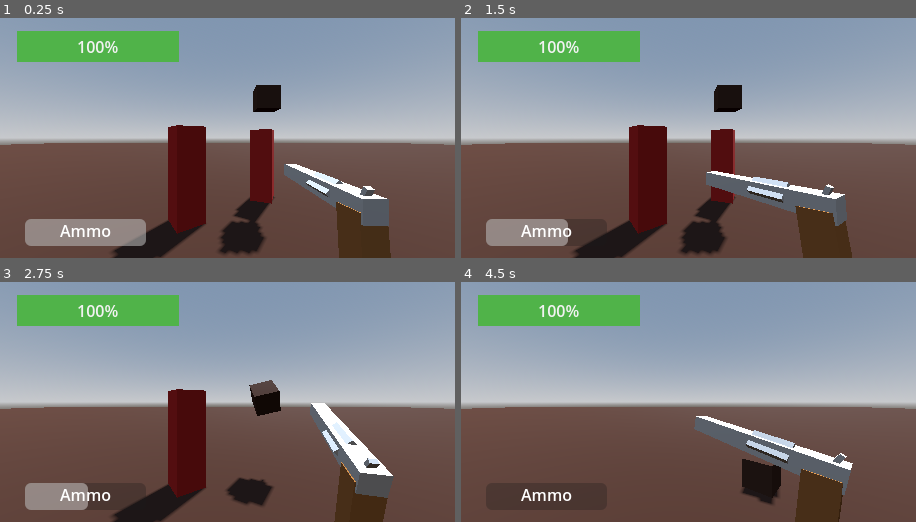
Above: before the commit, frames 1-4 (two rows, left to right).
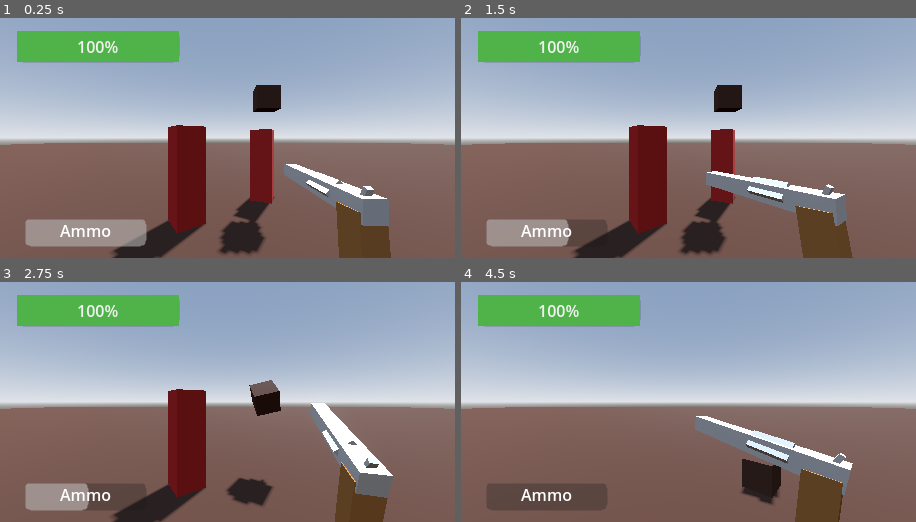
Above: after the commit, the same moments.

Repository: K1aymore/CSS-385-Project
Game: Godot game, scene res://world.tscn
Same seed, same stepped clock (60 frames per second), same inputs: the game is played once before the commit and once after it.
Inputs (mouse positions are in pixels of both pictures, inside the frame that each line leads up to):
- Up to frame 1 (0.25 s): no input
- Up to frame 2 (1.5 s): tap Enter at 0.5 s; move the mouse to (788, 126) at 0.52 s; click (788, 126) at 0.67 s; tap Space at 1.25 s; move the mouse to (597, 150) at 1.27 s; click (597, 150) at 1.42 s
- Up to frame 3 (2.75 s): tap Enter at 2 s; move the mouse to (273, 349) at 2.02 s; click (273, 349) at 2.17 s
- Up to frame 4 (4.5 s): move the mouse to (665, 450) at 2.77 s; click (665, 450) at 2.92 s; move the mouse to (825, 438) at 3.52 s; click (825, 438) at 3.67 s; move the mouse to (552, 366) at 4.27 s; click (552, 366) at 4.42 s

The runs differ from the first frame. In frame 1, 6.1% of the frame differs, in the area x 0-100%, y 40-98%; in frame 2, 6.0%; in frame 3, 6.8%, in the area x 0-100%, y 40-100%; in frame 4, 6.6%.

Commit message:
GUI as singleton, ammo works

Diff:
--- /dev/null
+++ b/PlayerCamera.tscn
@@ -0,0 +1,12 @@
+[gd_scene load_steps=2 format=3 uid="uid://1x73jurcdel"]
+
+[ext_resource type="PackedScene" uid="uid://bxy1q668xjxxc" path="res://gun.tscn" id="1_hnl6c"]
+
+[node name="Camera3D" type="Camera3D"]
+transform = Transform3D(1, 0, 0, 0, 1, 0, 0, 0, 1, 0, 1.5, 0)
+size = 0.085
+frustum_offset = Vector2(-0.39, 0)
+
+[node name="Gun" parent="." node_paths=PackedStringArray("camera") instance=ExtResource("1_hnl6c")]
+transform = Transform3D(1, 0, 0, 0, 1, 0, 0, 0, 1, 0.284, -0.181885, -0.332659)
+camera = NodePath("..")
--- a/box.gd
+++ b/box.gd
@@ -12,13 +12,12 @@
 
 
 func _input_event(camera: Camera3D, event: InputEvent, event_position: Vector3, normal: Vector3, shape_idx: int) -> void:
-	if event is InputEventMouseButton && event.is_pressed():
+	if event is InputEventMouseButton && event.is_pressed() && GUI.shots > 0:
 		freeze = false;
 
 
 
 
 func _on_body_entered(body: Node) -> void:
-	print("Box collided")
 	if body.has_method("hitByBox"):
 		body.hitByBox()
--- /dev/null
+++ b/effects.tscn
@@ -0,0 +1,31 @@
+[gd_scene load_steps=2 format=3 uid="uid://dwctvjlqs5pif"]
+
+[ext_resource type="PackedScene" uid="uid://n578pcdueo52" path="res://world.tscn" id="1_60moe"]
+
+[node name="Effects" type="Control"]
+layout_mode = 3
+anchors_preset = 15
+anchor_right = 1.0
+anchor_bottom = 1.0
+grow_horizontal = 2
+grow_vertical = 2
+mouse_filter = 2
+
+[node name="SubViewportContainer" type="SubViewportContainer" parent="."]
+texture_filter = 1
+layout_mode = 1
+anchors_preset = 15
+anchor_right = 1.0
+anchor_bottom = 1.0
+grow_horizontal = 2
+grow_vertical = 2
+mouse_filter = 2
+stretch = true
+
+[node name="SubViewport" type="SubViewport" parent="SubViewportContainer"]
+handle_input_locally = false
+size = Vector2i(455, 240)
+size_2d_override = Vector2i(455, 240)
+render_target_update_mode = 4
+
+[node name="World" parent="SubViewportContainer/SubViewport" instance=ExtResource("1_60moe")]
--- a/enemy.gd
+++ b/enemy.gd
@@ -12,7 +12,7 @@
 
 
 func _input_event(camera: Camera3D, event: InputEvent, event_position: Vector3, normal: Vector3, shape_idx: int) -> void:
-	if event is InputEventMouseButton && event.is_pressed():
+	if event is InputEventMouseButton && event.is_pressed() && GUI.shots > 0:
 		queue_free()
 
 
--- a/world.gd
+++ b/gui.gd
@@ -1,5 +1,6 @@
-extends Node3D
+extends Control
 
+var shots := 6
 
 # Called when the node enters the scene tree for the first time.
 func _ready() -> void:
@@ -14,4 +15,6 @@
 
 func _input(event: InputEvent) -> void:
 	if event is InputEventMouseButton && event.is_pressed():
-		$GUI/Shots.value -= 1
+		if shots > 0:
+			shots -= 1
+			$Shots.value = shots
--- /dev/null
+++ b/gui.tscn
@@ -0,0 +1,52 @@
+[gd_scene load_steps=4 format=3 uid="uid://dmwmpe87t8ufl"]
+
+[ext_resource type="Script" path="res://gui.gd" id="1_ggbnf"]
+[ext_resource type="Theme" uid="uid://d28ig3cmjbwey" path="res://new_theme.tres" id="2_b50gd"]
+
+[sub_resource type="StyleBoxFlat" id="StyleBoxFlat_vsfdf"]
+bg_color = Color(0.311572, 0.700501, 0.28737, 1)
+
+[node name="GUI" type="Control"]
+layout_mode = 3
+anchors_preset = 15
+anchor_right = 1.0
+anchor_bottom = 1.0
+grow_horizontal = 2
+grow_vertical = 2
+mouse_filter = 1
+script = ExtResource("1_ggbnf")
+
+[node name="HealthBar" type="ProgressBar" parent="."]
+layout_mode = 0
+offset_left = 17.0
+offset_top = 13.0
+offset_right = 179.0
+offset_bottom = 44.0
+theme = ExtResource("2_b50gd")
+theme_override_styles/fill = SubResource("StyleBoxFlat_vsfdf")
+value = 100.0
+
+[node name="Shots" type="ProgressBar" parent="."]
+layout_mode = 1
+anchors_preset = 2
+anchor_top = 1.0
+anchor_bottom = 1.0
+offset_left = 25.0
+offset_top = -39.0
+offset_right = 146.0
+offset_bottom = -12.0
+grow_vertical = 0
+max_value = 6.0
+step = 1.0
+value = 6.0
+show_percentage = false
+
+[node name="Label" type="Label" parent="Shots"]
+layout_mode = 1
+anchors_preset = 15
+anchor_right = 1.0
+anchor_bottom = 1.0
+grow_horizontal = 2
+grow_vertical = 2
+text = "Ammo"
+horizontal_alignment = 1
--- a/gun.gd
+++ b/gun.gd
@@ -10,7 +10,7 @@
 # Called every frame. 'delta' is the elapsed time since the previous frame.
 func _process(delta: float) -> void:
 	var mousePosition2D = get_viewport().get_mouse_position()
-	var dropPlane  = Plane(Vector3(0, 0, -1), 100)
+	var dropPlane  = Plane(Vector3(0, 0, -1), 10000)
 
 	var position3D = dropPlane.intersects_ray(
 							 camera.project_ray_origin(mousePosition2D),
--- a/project.godot
+++ b/project.godot
@@ -15,6 +15,10 @@
 config/features=PackedStringArray("4.3", "GL Compatibility")
 config/icon="res://icon.svg"
 
+[autoload]
+
+GUI="*res://gui.tscn"
+
 [display]
 
 window/size/viewport_width=455
@@ -27,5 +31,6 @@
 
 [rendering]
 
-renderer/rendering_method="gl_compatibility"
-renderer/rendering_method.mobile="gl_compatibility"
+anti_aliasing/screen_space_roughness_limiter/enabled=false
+2d/snap/snap_2d_transforms_to_pixel=true
+2d/snap/snap_2d_vertices_to_pixel=true
--- a/world.tscn
+++ b/world.tscn
@@ -1,10 +1,8 @@
-[gd_scene load_steps=13 format=3 uid="uid://n578pcdueo52"]
+[gd_scene load_steps=10 format=3 uid="uid://n578pcdueo52"]
 
-[ext_resource type="Script" path="res://world.gd" id="1_0leb3"]
-[ext_resource type="Theme" uid="uid://d28ig3cmjbwey" path="res://new_theme.tres" id="1_0w00n"]
 [ext_resource type="PackedScene" uid="uid://rk1xhtbxj8td" path="res://enemy.tscn" id="2_cm3px"]
 [ext_resource type="PackedScene" uid="uid://dfmyd4iu3e46y" path="res://box.tscn" id="2_p7mdr"]
-[ext_resource type="PackedScene" uid="uid://bxy1q668xjxxc" path="res://gun.tscn" id="2_qkax5"]
+[ext_resource type="PackedScene" uid="uid://1x73jurcdel" path="res://PlayerCamera.tscn" id="3_8dojd"]
 
 [sub_resource type="ProceduralSkyMaterial" id="ProceduralSkyMaterial_c7f8r"]
 sky_horizon_color = Color(0.64625, 0.65575, 0.67075, 1)
@@ -16,7 +14,9 @@
 [sub_resource type="Environment" id="Environment_g3taa"]
 background_mode = 2
 sky = SubResource("Sky_npoud")
-tonemap_mode = 2
+ambient_light_color = Color(1, 1, 1, 1)
+tonemap_exposure = 2.0
+glow_enabled = true
 
 [sub_resource type="StandardMaterial3D" id="StandardMaterial3D_4ad2i"]
 albedo_color = Color(0.18, 0.081, 0, 1)
@@ -28,11 +28,7 @@
 [sub_resource type="BoxShape3D" id="BoxShape3D_bj6pp"]
 size = Vector3(100, 1, 100)
 
-[sub_resource type="StyleBoxFlat" id="StyleBoxFlat_vsfdf"]
-bg_color = Color(0.311572, 0.700501, 0.28737, 1)
-
 [node name="World" type="Node3D"]
-script = ExtResource("1_0leb3")
 metadata/_edit_lock_ = true
 
 [node name="WorldEnvironment" type="WorldEnvironment" parent="."]
@@ -41,14 +37,6 @@
 [node name="DirectionalLight3D" type="DirectionalLight3D" parent="."]
 transform = Transform3D(-0.866023, -0.433016, 0.250001, 0, 0.499998, 0.866027, -0.500003, 0.749999, -0.43301, 0, 0, 0)
 shadow_enabled = true
-
-[node name="Camera3D" type="Camera3D" parent="."]
-transform = Transform3D(1, 0, 0, 0, 1, 0, 0, 0, 1, 0, 1.5, 0)
-current = true
-
-[node name="Gun" parent="Camera3D" node_paths=PackedStringArray("camera") instance=ExtResource("2_qkax5")]
-transform = Transform3D(1, 0, 0, 0, 1, 0, 0, 0, 1, 0.284, -0.181885, -0.332659)
-camera = NodePath("..")
 
 [node name="Floor" type="StaticBody3D" parent="."]
 transform = Transform3D(1, 0, 0, 0, 1, 0, 0, 0, 1, 0, -0.5, 0)
@@ -69,46 +57,4 @@
 [node name="Enemy2" parent="." instance=ExtResource("2_cm3px")]
 transform = Transform3D(0.932292, 0, -0.361706, 0, 1, 0, 0.361706, 0, 0.932292, 0.866, 0.85, -3.899)
 
-[node name="GUI" type="Control" parent="."]
-layout_mode = 3
-anchors_preset = 15
-anchor_right = 1.0
-anchor_bottom = 1.0
-grow_horizontal = 2
-grow_vertical = 2
-mouse_filter = 1
-
-[node name="HealthBar" type="ProgressBar" parent="GUI"]
-layout_mode = 0
-offset_left = 17.0
-offset_top = 13.0
-offset_right = 179.0
-offset_bottom = 44.0
-theme = ExtResource("1_0w00n")
-theme_override_styles/fill = SubResource("StyleBoxFlat_vsfdf")
-value = 100.0
-
-[node name="Shots" type="ProgressBar" parent="GUI"]
-layout_mode = 1
-anchors_preset = 2
-anchor_top = 1.0
-anchor_bottom = 1.0
-offset_left = 25.0
-offset_top = -39.0
-offset_right = 146.0
-offset_bottom = -12.0
-grow_vertical = 0
-max_value = 6.0
-step = 1.0
-value = 6.0
-show_percentage = false
-
-[node name="Label" type="Label" parent="GUI/Shots"]
-layout_mode = 1
-anchors_preset = 15
-anchor_right = 1.0
-anchor_bottom = 1.0
-grow_horizontal = 2
-grow_vertical = 2
-text = "Ammo"
-horizontal_alignment = 1
+[node name="PlayerCamera" parent="." instance=ExtResource("3_8dojd")]
